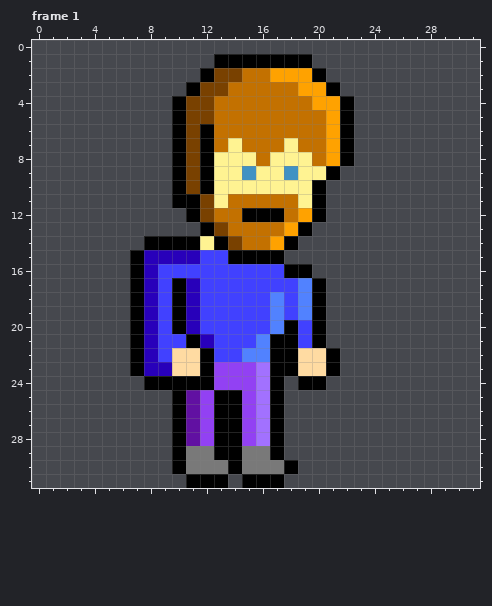
Pixel-art file, stored at Assets/AndromedaLabs/Aseprites/player-1.aseprite. Above is the file before it was changed.
32x32 pixels, 11 frames. Shown: frame 1. The commit also changed other frames, which this record leaves out.
The same view after the edit:
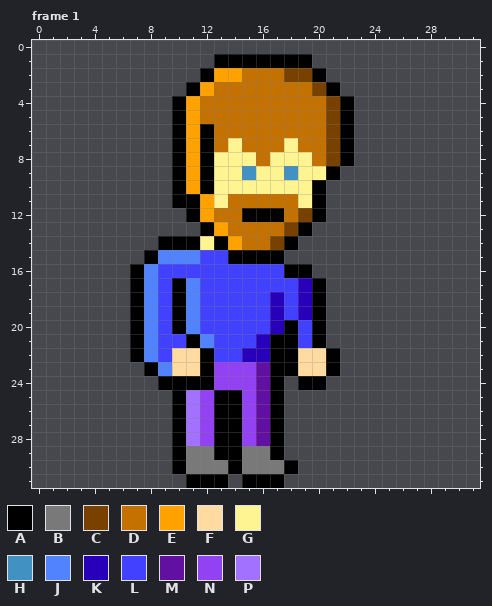
Palette (. is transparent): A #000000  B #797979  C #794100  D #c37100  E #ffa200  F #ffdba2  G #fff392  H #4192c3  J #5182ff  K #2800ba  L #4141ff  M #6110a2  N #9241f3  P #a271ff
Commit message: Add player basic attack.
Difference:
layer "camp" now hidden
layer "stone" added
Frame 1:
y 2: x 13..14 CC -> EE; x 17..19 EEE -> DCC
y 3: x 12..13 CC -> ED; x 19..20 EE -> DC
y 4: x 11..12 CC -> ED; x 20..21 EE -> DC
y 5: x 11..12 CC -> ED; x 21 E -> C
y 6..8: x 11 C -> E; x 21 E -> C
y 9..10: x 11 C -> E
y 11: x 12 C -> E
y 12: x 12 C -> E; x 19 E -> C
y 13: x 13 C -> E; x 18 E -> C
y 14: x 8 A -> .; x 14 C -> E; x 17 E -> C
y 15: x 7..11 AKKKK -> .AJJJ
y 16: x 8 K -> J
y 17: x 8 K -> J; x 11 K -> J; x 19 J -> K
y 18..19: x 8 K -> J; x 11 K -> J; x 17 J -> K; x 19 J -> K
y 20: x 8 K -> J; x 11 K -> J; x 17 J -> K
y 21: x 8 K -> J; x 12 K -> J; x 16 J -> K
y 22: x 8 K -> J; x 15..16 JJ -> KK
y 23: x 7..9 AKK -> .AJ; x 16 P -> M
y 24: x 8 A -> .; x 16 P -> M
y 25..28: x 11 M -> P; x 16 P -> M
Where, in picture pixels (left, top, right, bottom), the same in both pictures:
changed: (130, 68, 340, 446)
